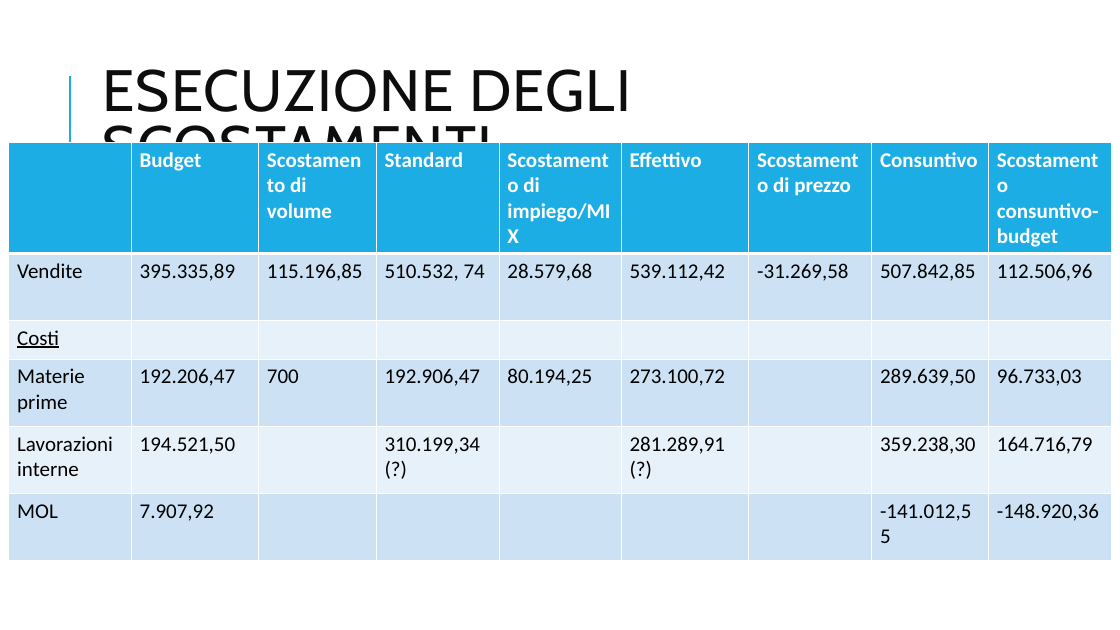
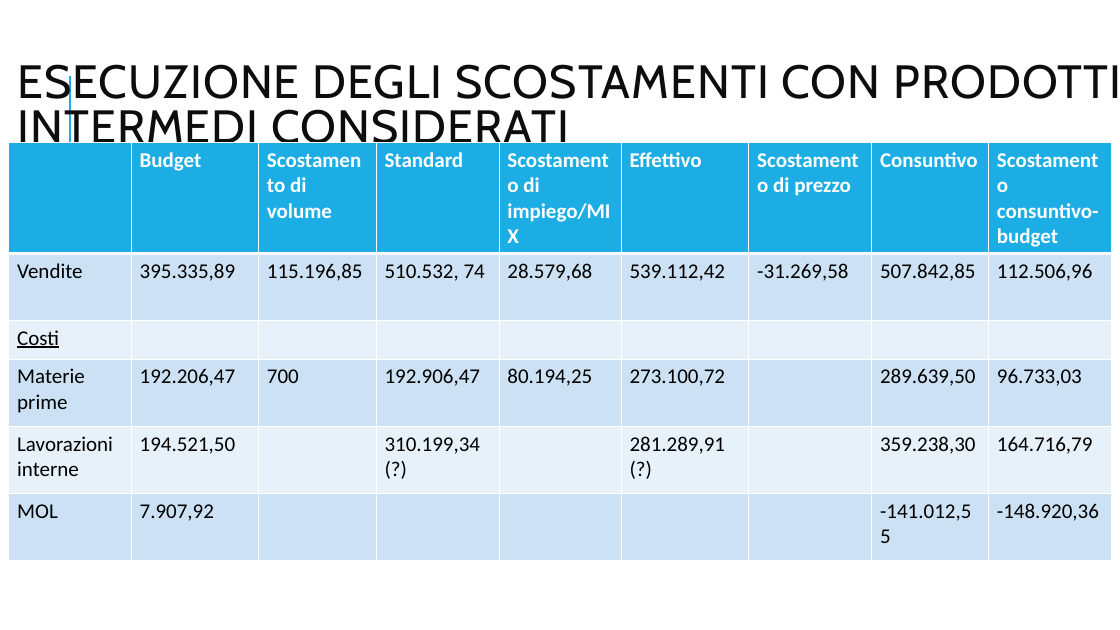
Before and after one commit to VinciGit00/SCGProject, a slide deck: slide 10 of Document/PresentazioneProgetto.pptx. Drawn at 1120x630 pixels with LibreOffice and Linux fonts; fonts in the diff are those of the drawing. Boxes give left, top, right and bottom in pixels: in the first picture for what was removed or moved away, otherwise in the second. Text is boxed around its words. In the diff, an @@ line names an element or a change of style, - is before the commit and + after.

```diff
--- a/Document/PresentazioneProgetto.pptx
+++ b/Document/PresentazioneProgetto.pptx
@@ title at (17,64,1120,154): text changed; size 50 to 40 pt @@
-ESECUZIONE DEGLI SCOSTAMENTI
+ESECUZIONE DEGLI SCOSTAMENTI CON PRODOTTI INTERMEDI CONSIDERATI
```
Also in this commit, not shown: 5 other slides changed, 5 slides added, 4 slides removed, 7 other files.
